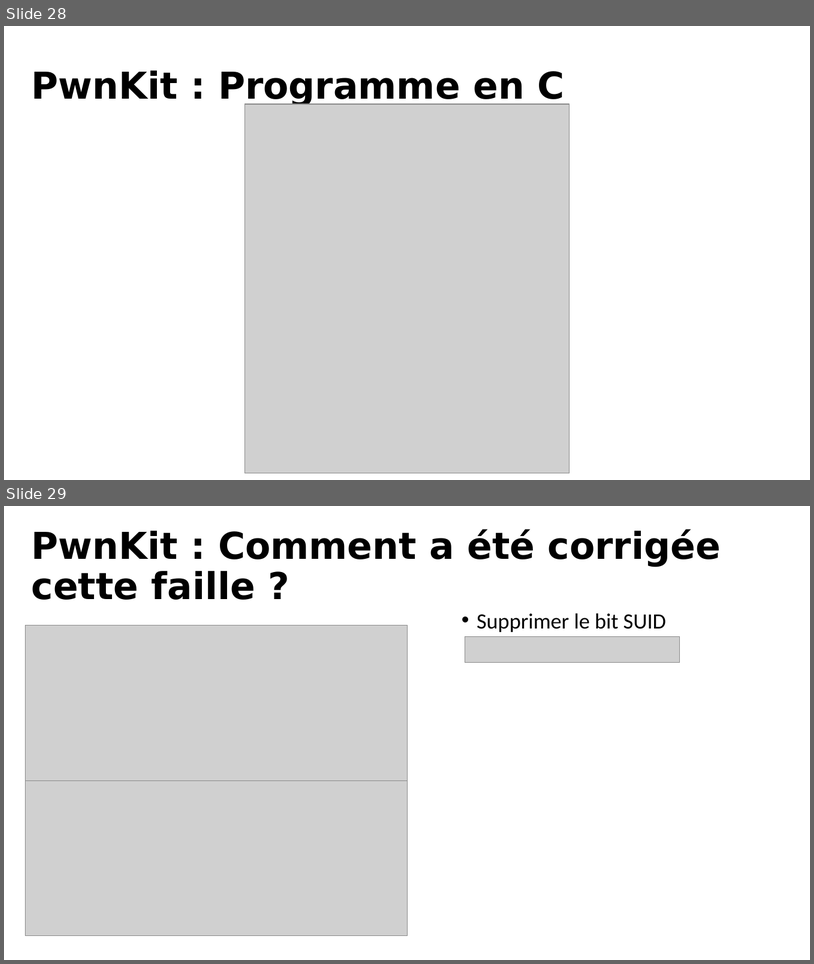
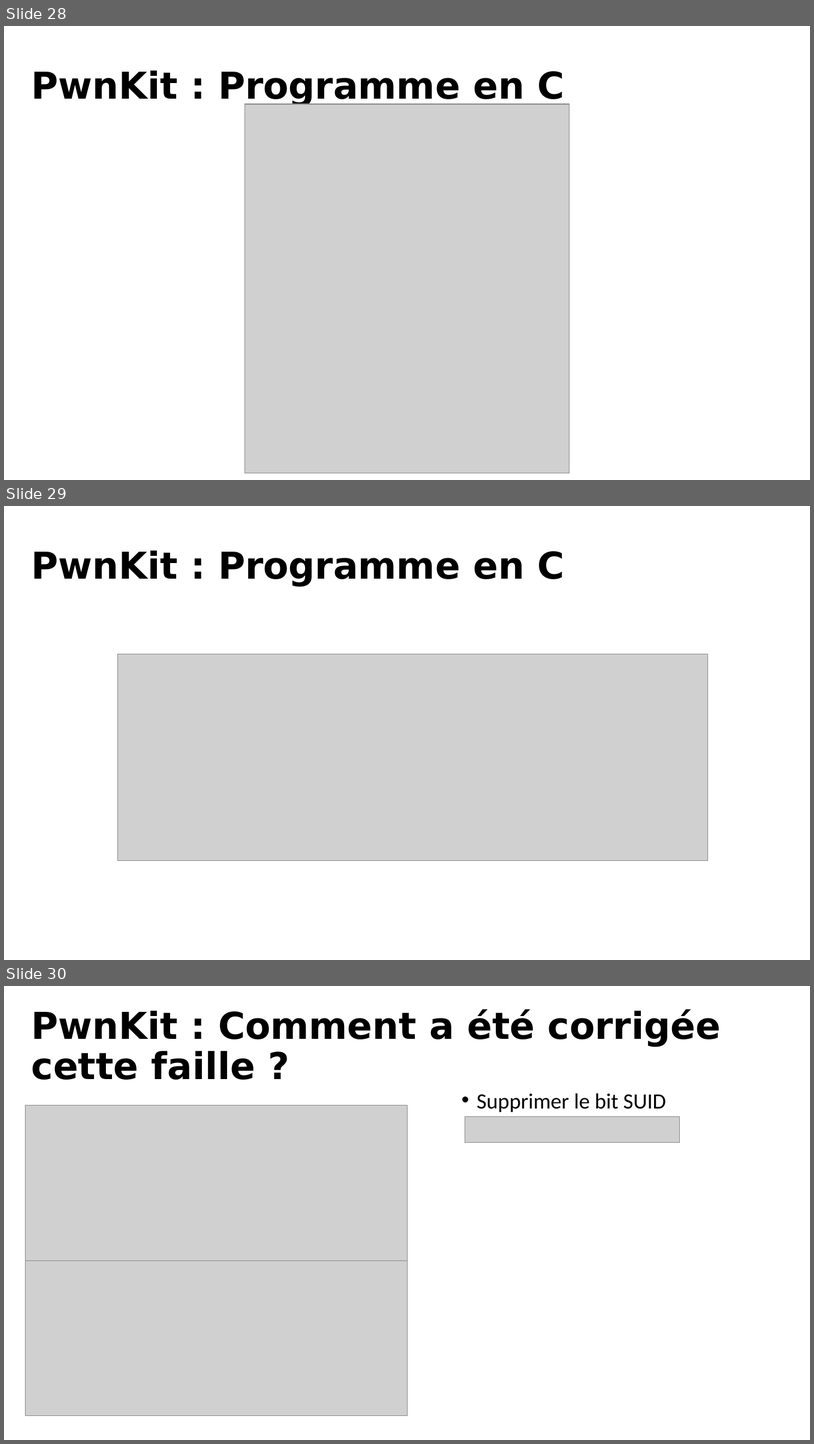
Before and after one commit to antoineghigny/SYSG5, a slide deck: 56359/Présentation/AntoineGhigny_ExploitatonDeFaillesDeSecurite.pptx. Shown one above the other, each under a label of ours: slides 28 and 29 before the commit, slides 28, 29 and 30 after it. The pictures are 814x964 and 814x1444 pixels, drawn with LibreOffice and Linux fonts; fonts in the diff are those of the drawing; grey boxes stand for pictures. Boxes give left, top, right and bottom in pixels: in the first picture for what was removed or moved away, otherwise in the second. Text is boxed around its words. In the diff, an @@ line names an element or a change of style, - is before the commit and + after.

```diff
--- a/56359/Présentation/AntoineGhigny_ExploitatonDeFaillesDeSecurite.pptx
+++ b/56359/Présentation/AntoineGhigny_ExploitatonDeFaillesDeSecurite.pptx
@@ slide 29 added at (4,506,810,960), background #FFFFFF @@
@@ title added at (32,550,564,587), 44 pt, text #000000, bold @@
+PwnKit : Programme en C
@@ picture added at (118,654,709,861) @@
@@ what was slide 29 is now slide 30 @@
```
Also in this commit, not shown: 3 slides changed.
